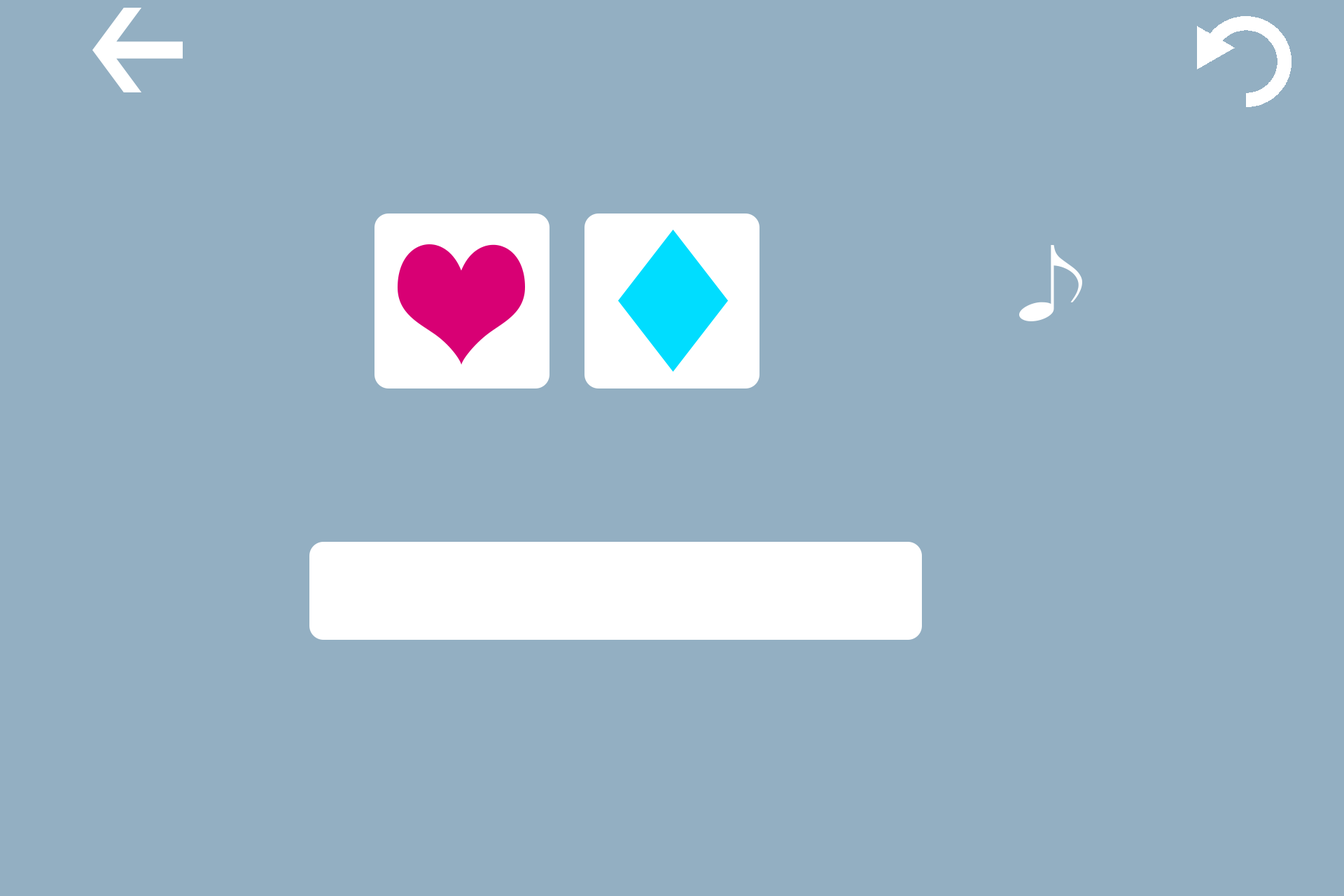
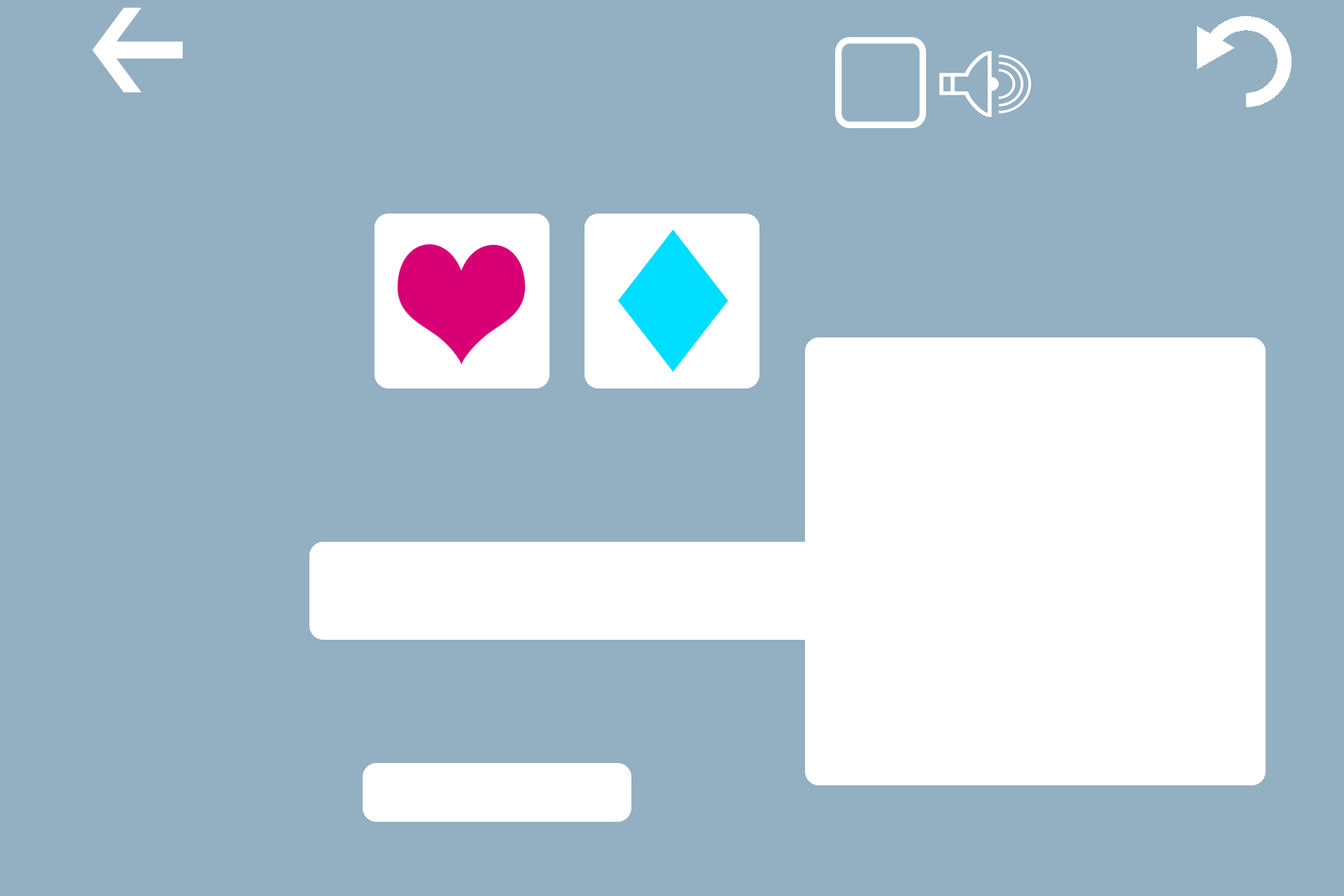
Revision of a layered 1344x896 image; what changed, layer by layer:
added layer "audio" (1st of 2) above "Layer 2" over [939, 51, 1031, 117]
added layer "fulscreen" above "tutorialbox" over [834, 37, 926, 129]
added layer "tutorialbox" above "undo" over [362, 337, 1266, 822]
renamed "Shape 1" to "audio", painted on it over [1018, 244, 1082, 322]
